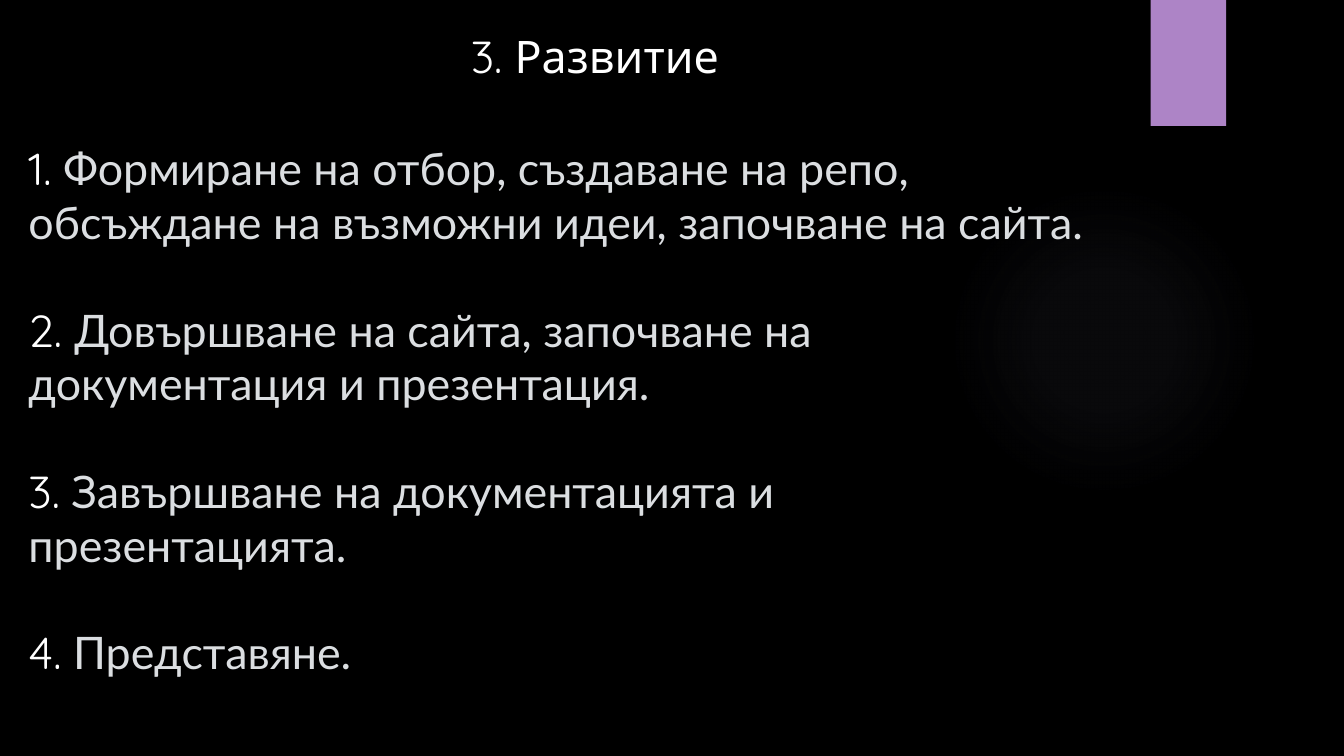
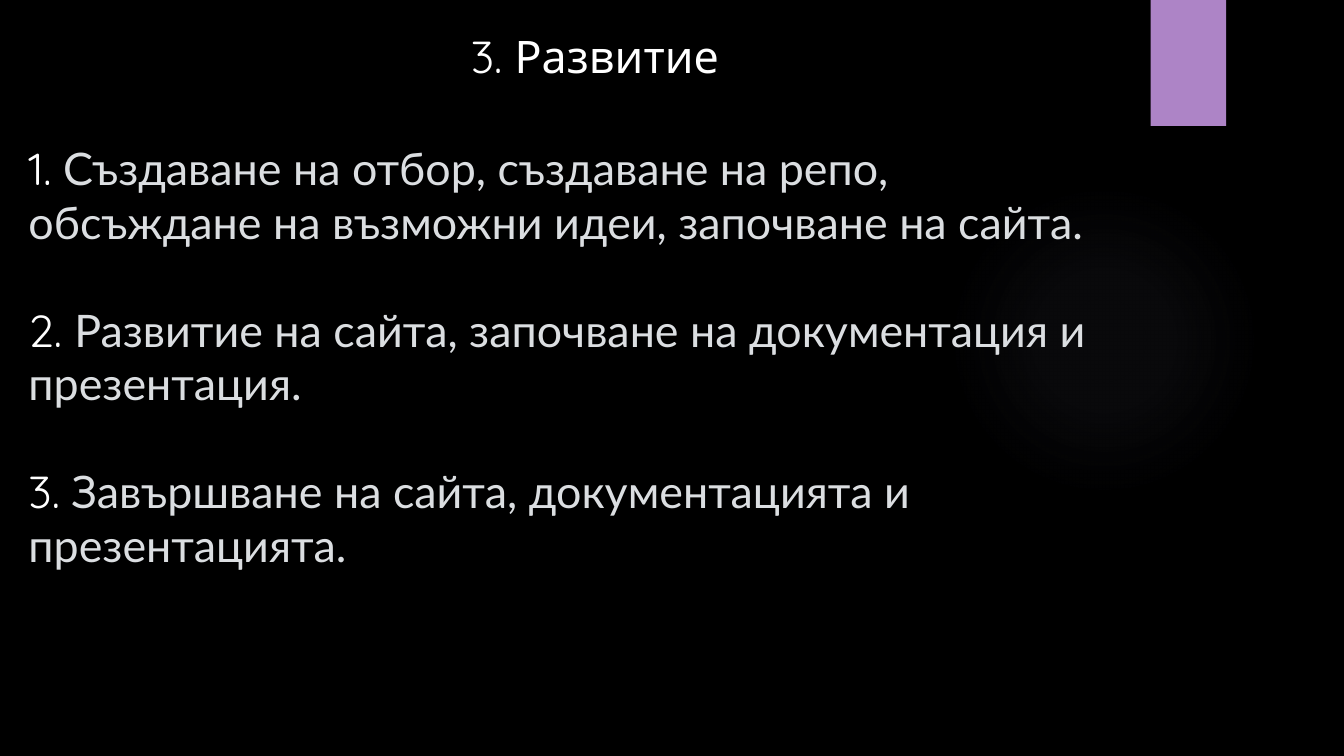
Before and after one commit to MMShavov22/Project-Robotics, a slide deck: slide 5 of documentation/Presentation.pptx. Drawn at 1344x756 pixels with LibreOffice and Linux fonts; fonts in the diff are those of the drawing; background and template pictures are left out. Boxes give left, top, right and bottom in pixels: in the first picture for what was removed or moved away, otherwise in the second. Text is boxed around its words. In the diff, an @@ line names an element or a change of style, - is before the commit and + after.

```diff
--- a/documentation/Presentation.pptx
+++ b/documentation/Presentation.pptx
@@ text at bbox=[28, 152, 1086, 570]: text changed @@
-1. Формиране на отбор, създаване на репо, обсъждане на възможни идеи, започване на сайта.
-2. Довършване на сайта, започване на документация и презентация.
-3. Завършване на документацията и презентацията.
-4. Представяне.
+1. Създаване на отбор, създаване на репо, обсъждане на възможни идеи, започване на сайта.
+2. Развитие на сайта, започване на документация и презентация.
+3. Завършване на сайта, документацията и презентацията.
```
Also in this commit, not shown: 3 other slides changed, 2 other files.
